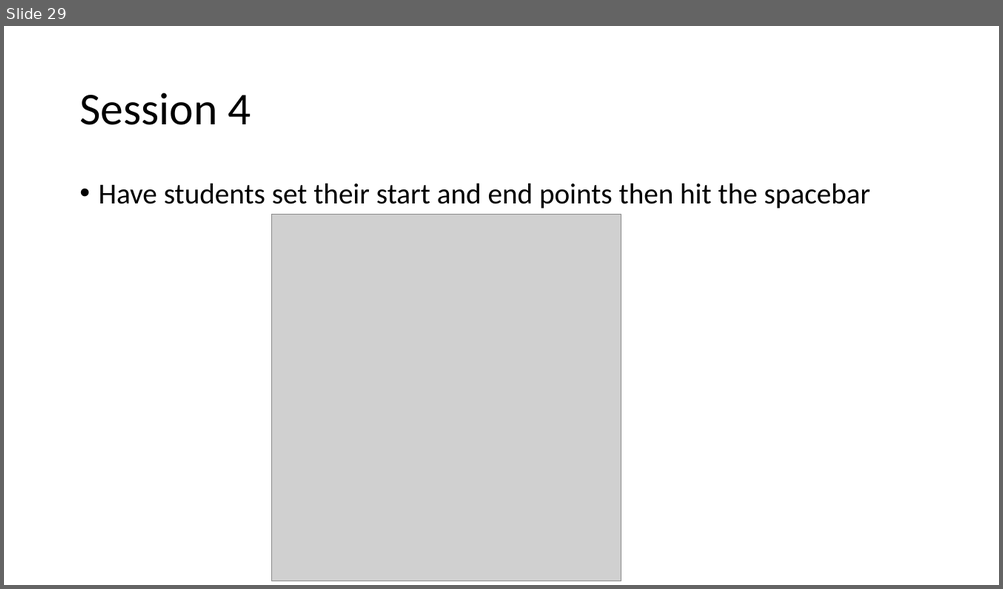
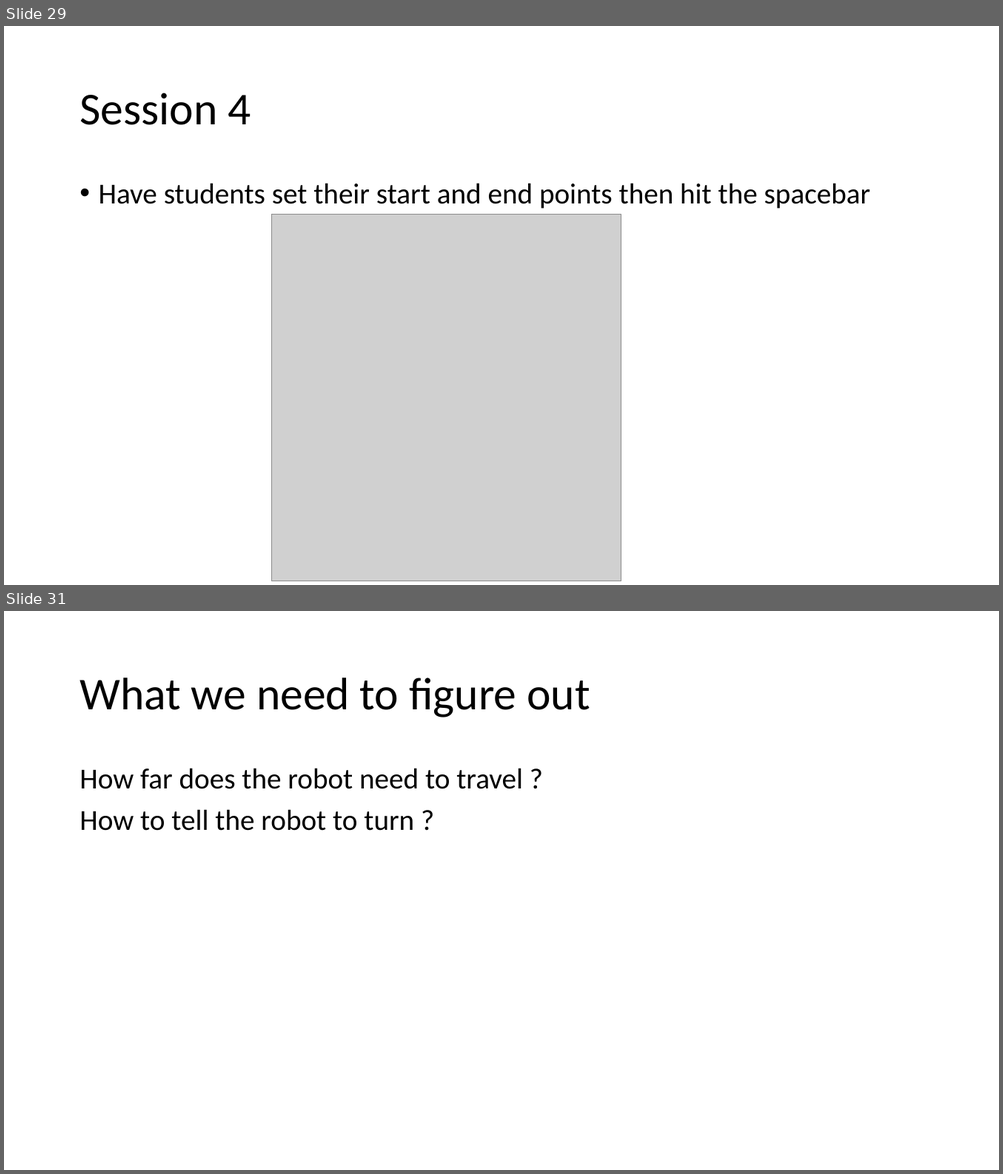
Before and after one commit to SpaceCadetShep0727/BiR-intro-to-AI, a slide deck: BiR Intro to AI Slides/BiR Intro to AI TA Slides.pptx. Shown one above the other, each under a label of ours: slide 29 before the commit, slides 29 and 31 after it; the slides between them are not shown. The pictures are 1003x589 and 1003x1174 pixels, drawn with LibreOffice and Linux fonts; fonts in the diff are those of the drawing; grey boxes stand for pictures. Boxes give left, top, right and bottom in pixels: in the first picture for what was removed or moved away, otherwise in the second. Text is boxed around its words. In the diff, an @@ line names an element or a change of style, - is before the commit and + after.

```diff
--- a/BiR Intro to AI Slides/BiR Intro to AI TA Slides.pptx
+++ b/BiR Intro to AI Slides/BiR Intro to AI TA Slides.pptx
@@ slide 31 added at [4, 611, 999, 1170], background #FFFFFF @@
@@ title added at [79, 678, 589, 718], 44 pt, text #000000 @@
+What we need to figure out
@@ text added at [79, 768, 523, 831], 28 pt, text #000000 @@
+How far does the robot need to travel ?
+How to tell the robot to turn ?
```
Also in this commit, not shown: 9 other slides added.
